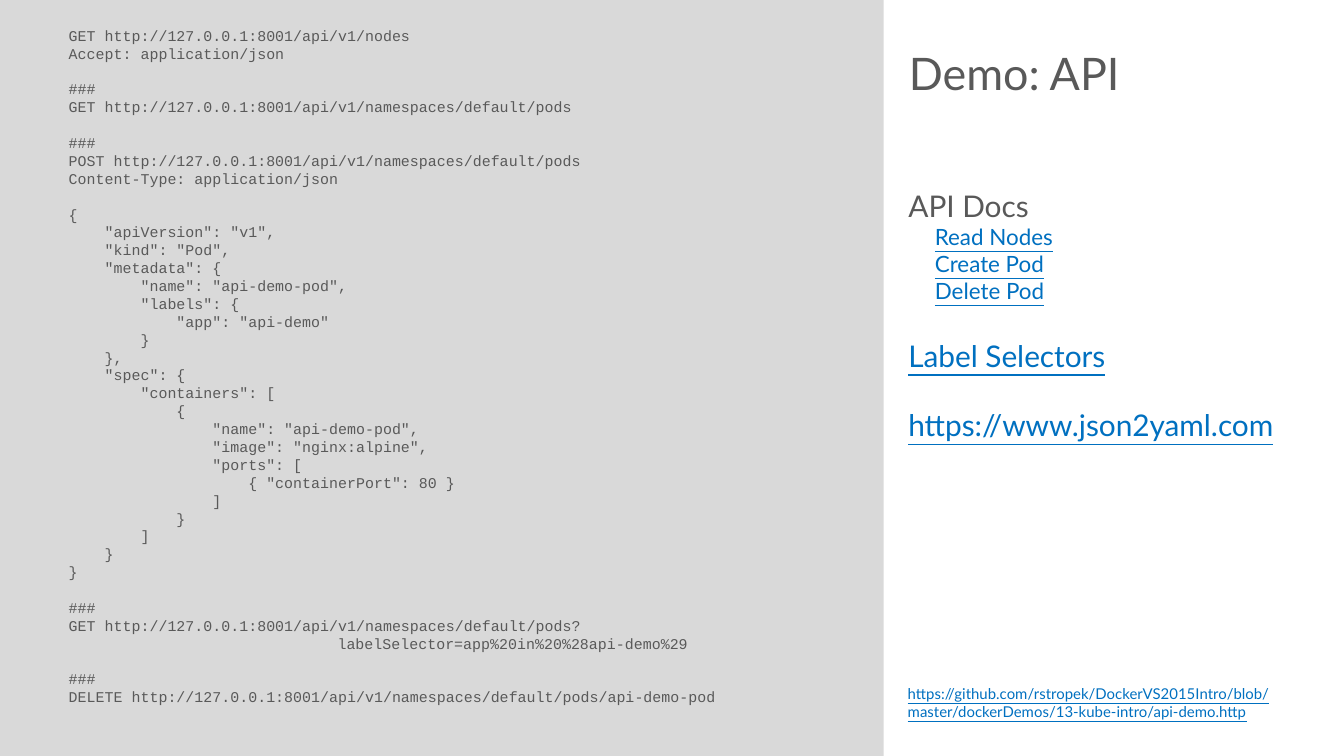
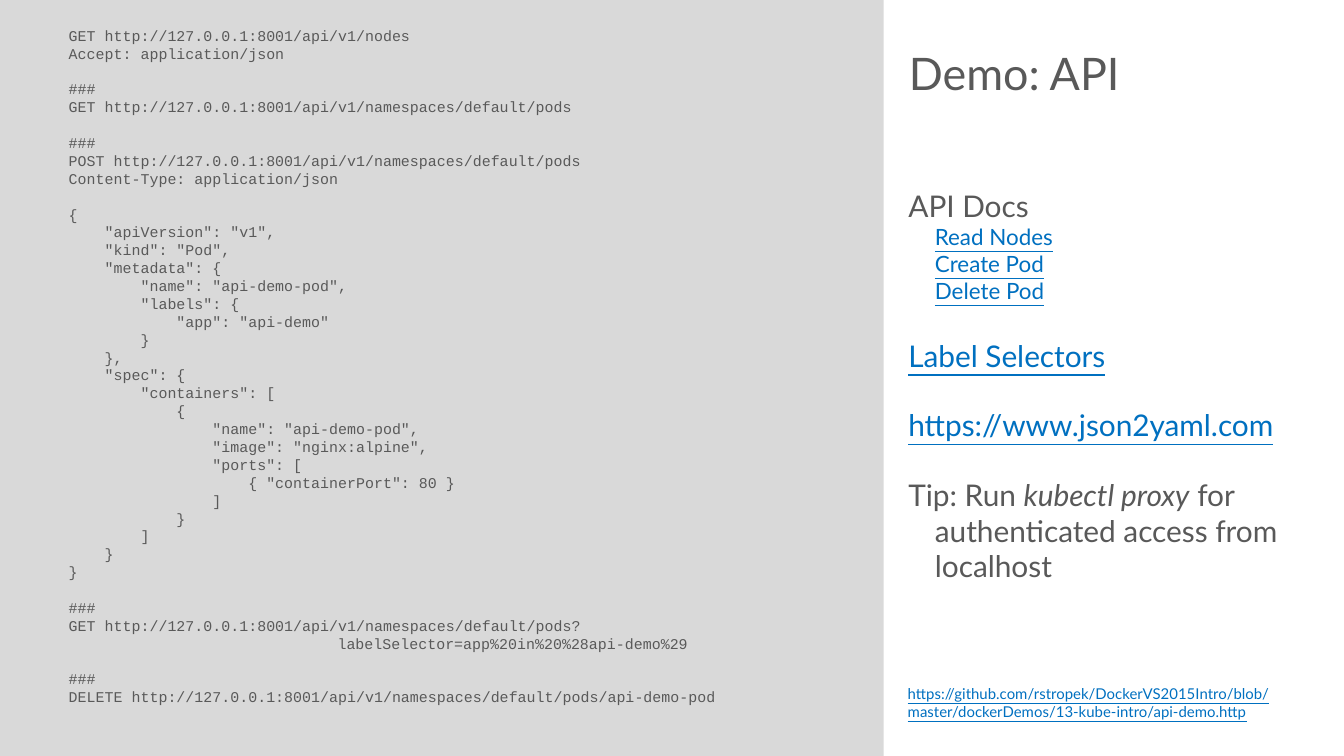
Before and after one commit to rstropek/DockerVS2015Intro, a slide deck: slide 7 of slides/Kubernetes-Workshop.pptx. Drawn at 1344x756 pixels with LibreOffice and Linux fonts; fonts in the diff are those of the drawing. Boxes give left, top, right and bottom in pixels: in the first picture for what was removed or moved away, otherwise in the second. Text is boxed around its words. In the diff, an @@ line names an element or a change of style, - is before the commit and + after.

```diff
--- a/slides/Kubernetes-Workshop.pptx
+++ b/slides/Kubernetes-Workshop.pptx
@@ text at (x1=908, y1=484, x2=1277, y2=577): paragraph added @@
+Tip: Run kubectl proxy for authenticated access from localhost
```
Also in this commit, not shown: 2 other slides changed, 1 slide added, 1 other file.
